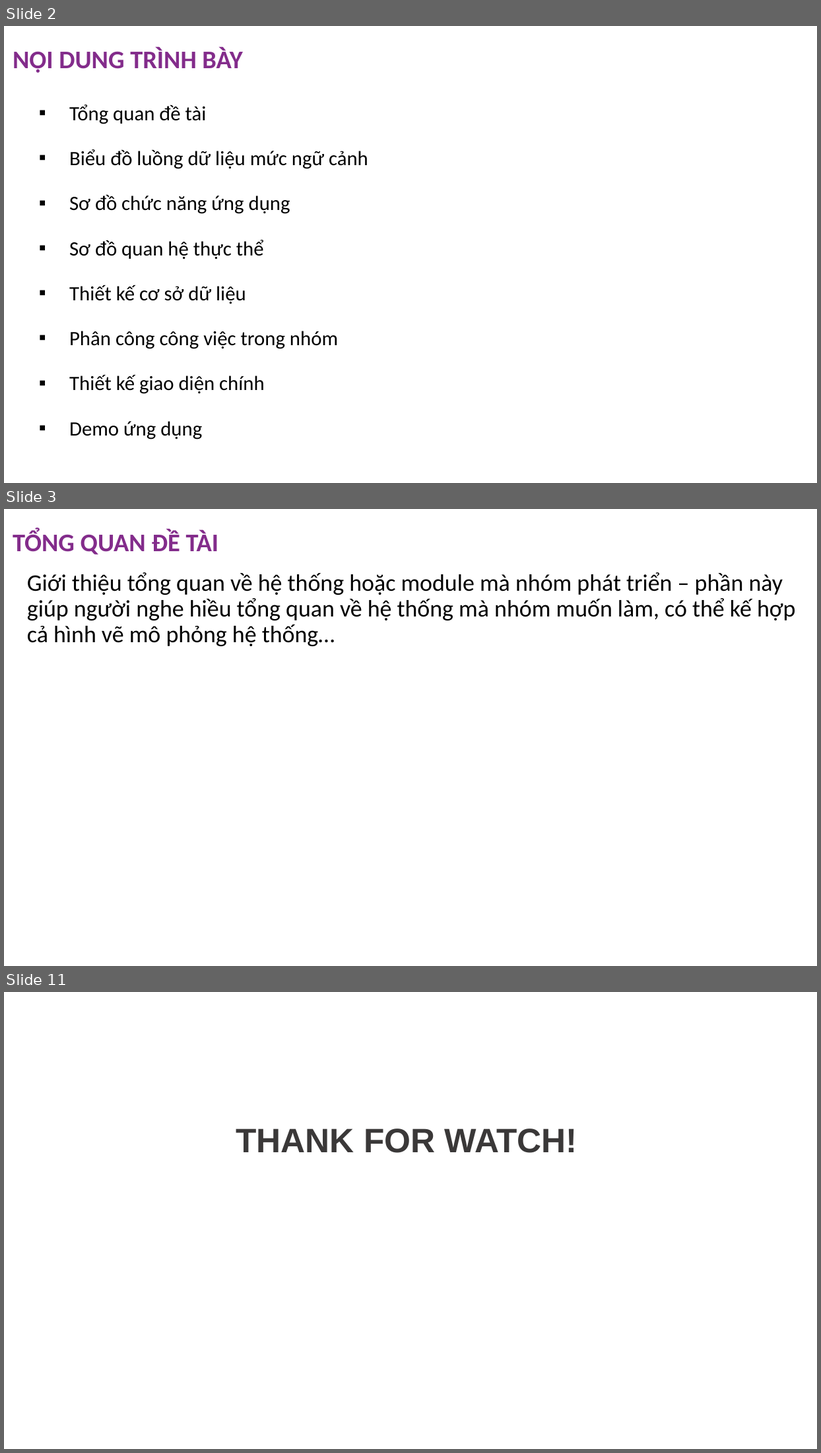
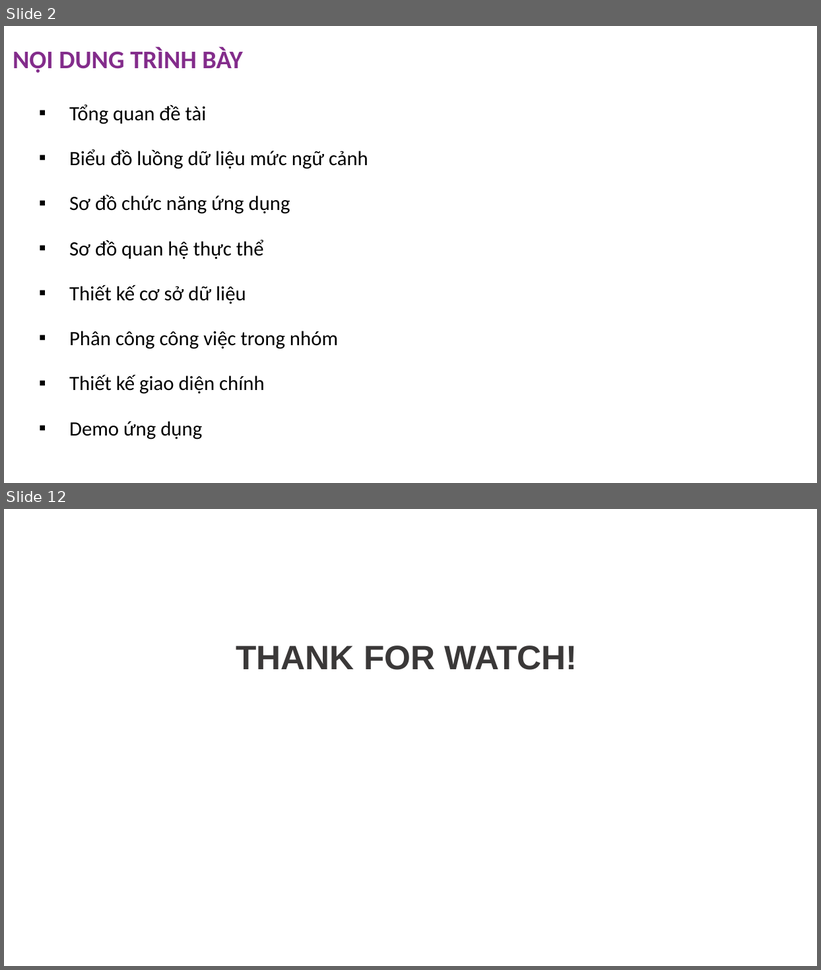
Before and after one commit to anhnmt/csharp-online-banking, a slide deck: Documents/C1905M-Group 1-Online Banking (ADSE).pptx. Shown one above the other, each under a label of ours: slides 2, 3 and 11 before the commit, slides 2 and 12 after it; the slides between them are not shown. The pictures are 821x1453 and 821x970 pixels, drawn with LibreOffice and Linux fonts; fonts in the diff are those of the drawing; background and template pictures are left out. Boxes give left, top, right and bottom in pixels: in the first picture for what was removed or moved away, otherwise in the second. Text is boxed around its words. In the diff, an @@ line names an element or a change of style, - is before the commit and + after.

```diff
--- a/Documents/C1905M-Group 1-Online Banking (ADSE).pptx
+++ b/Documents/C1905M-Group 1-Online Banking (ADSE).pptx
@@ slide 3 removed at <box>4,509,817,966</box>, background picture (left out) @@
@@ title removed at <box>13,529,219,555</box> @@
-TỔNG QUAN ĐỀ TÀI
@@ text removed at <box>27,572,795,646</box> @@
-Giới thiệu tổng quan về hệ thống hoặc module mà nhóm phát triển – phần này giúp người nghe hiều tổng quan về hệ thống mà nhóm muốn làm, có thể kế hợp cả hình vẽ mô phỏng hệ thống…
@@ what was slide 11 is now slide 12 @@
```
Also in this commit, not shown: 4 slides changed, 6 slides added, 4 other slides removed, 3 other files.
